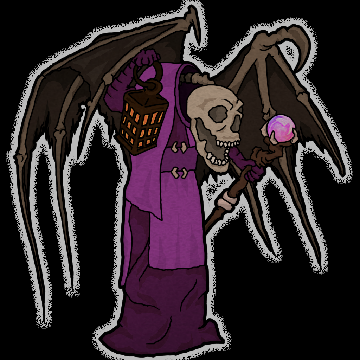
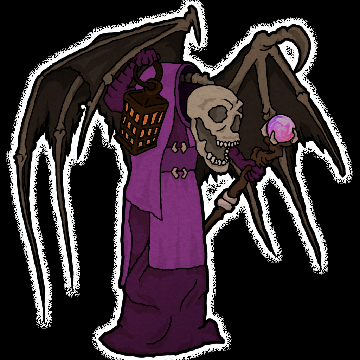
Layer changes from the first 360 x 360 image to the second:
renamed "diffuse" to "Layer 15", painted on it over [6, 0, 353, 360]
